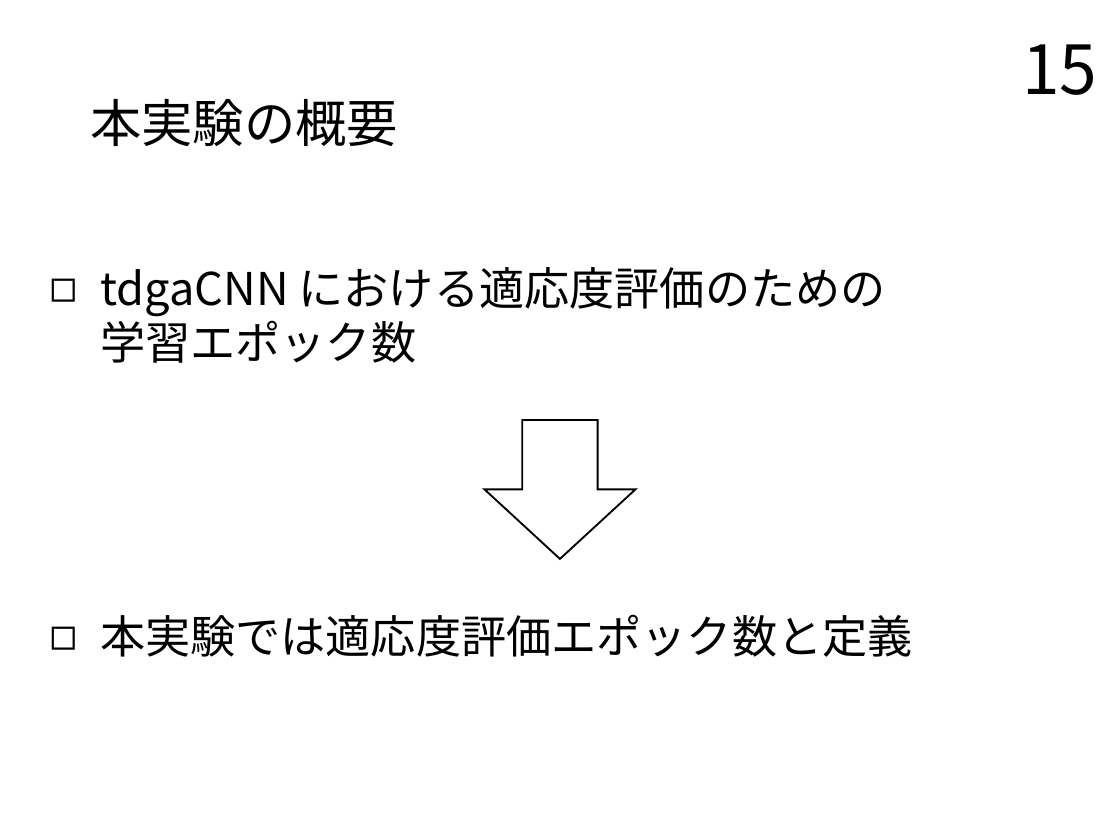
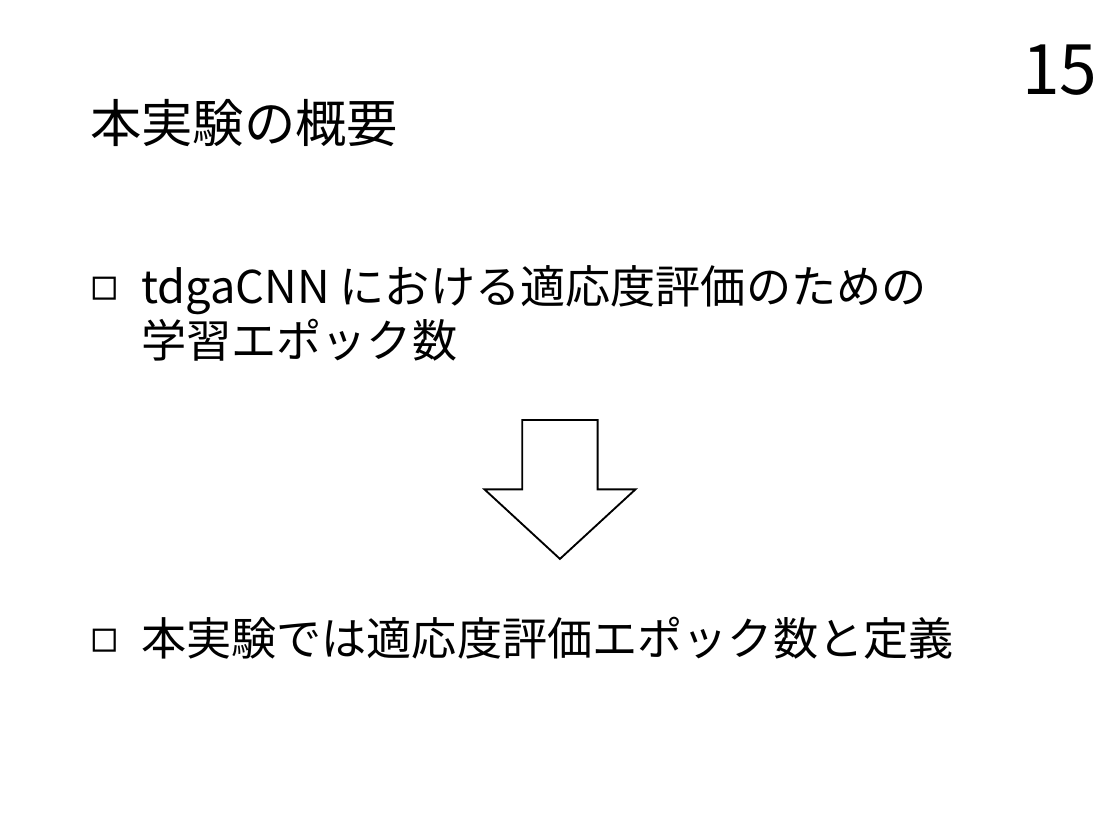
Before and after one commit to TairaTomotaka/kadai, a slide deck: slide 15 of prsn/20230124_prsn_taira.pptx. Drawn at 1120x840 pixels with LibreOffice and Linux fonts; fonts in the diff are those of the drawing. Boxes give left, top, right and bottom in pixels: in the first picture for what was removed or moved away, otherwise in the second. Text is boxed around its words. In the diff, an @@ line names an element or a change of style, - is before the commit and + after.

```diff
--- a/prsn/20230124_prsn_taira.pptx
+++ b/prsn/20230124_prsn_taira.pptx
@@ text "tdgaCNN における適応度評価のための 学習エポック数": place and size @@
-text "tdgaCNN における適応度評価のための 学習エポック数" at (100,267,886,363)
+text "tdgaCNN における適応度評価のための 学習エポック数" at (141,265,927,361)
@@ text "本実験では適応度評価エポック数と定義": place and size @@
-text "本実験では適応度評価エポック数と定義" at (100,614,913,657)
+text "本実験では適応度評価エポック数と定義" at (141,616,954,659)
```
Also in this commit, not shown: 6 other slides changed.
